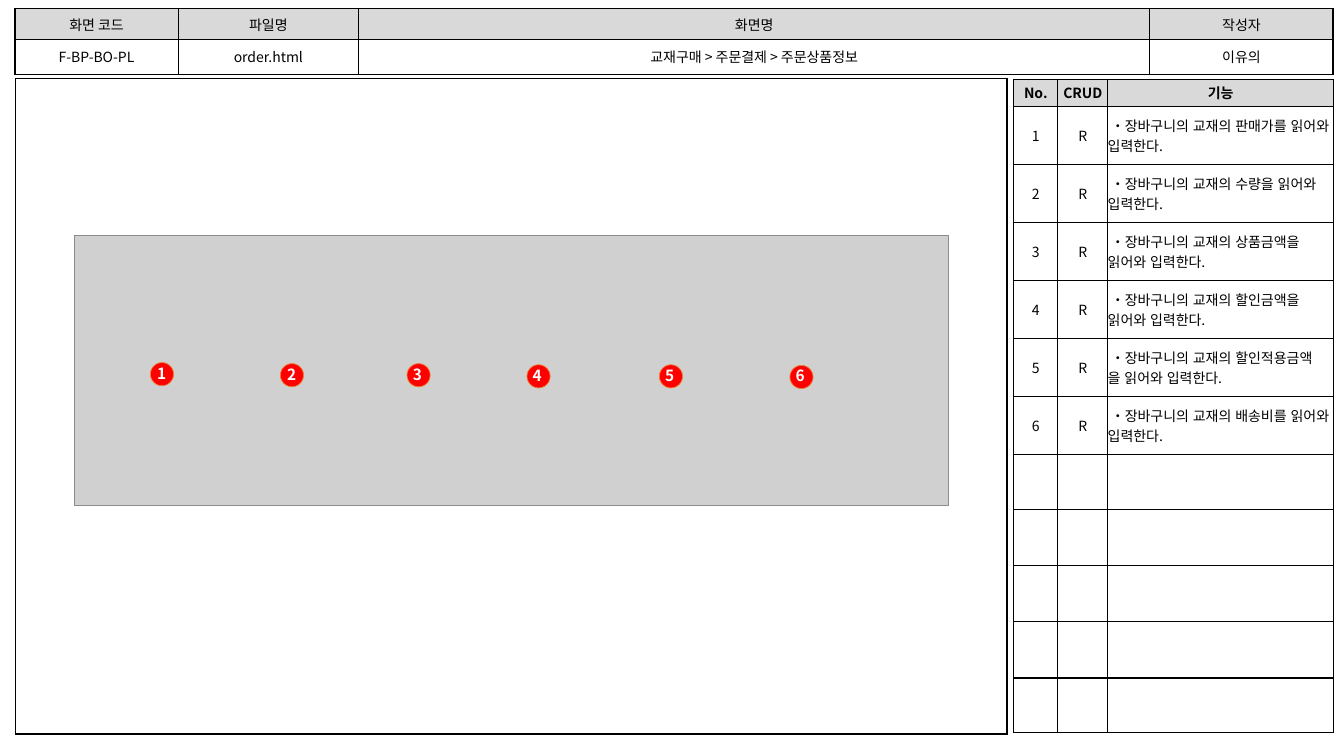
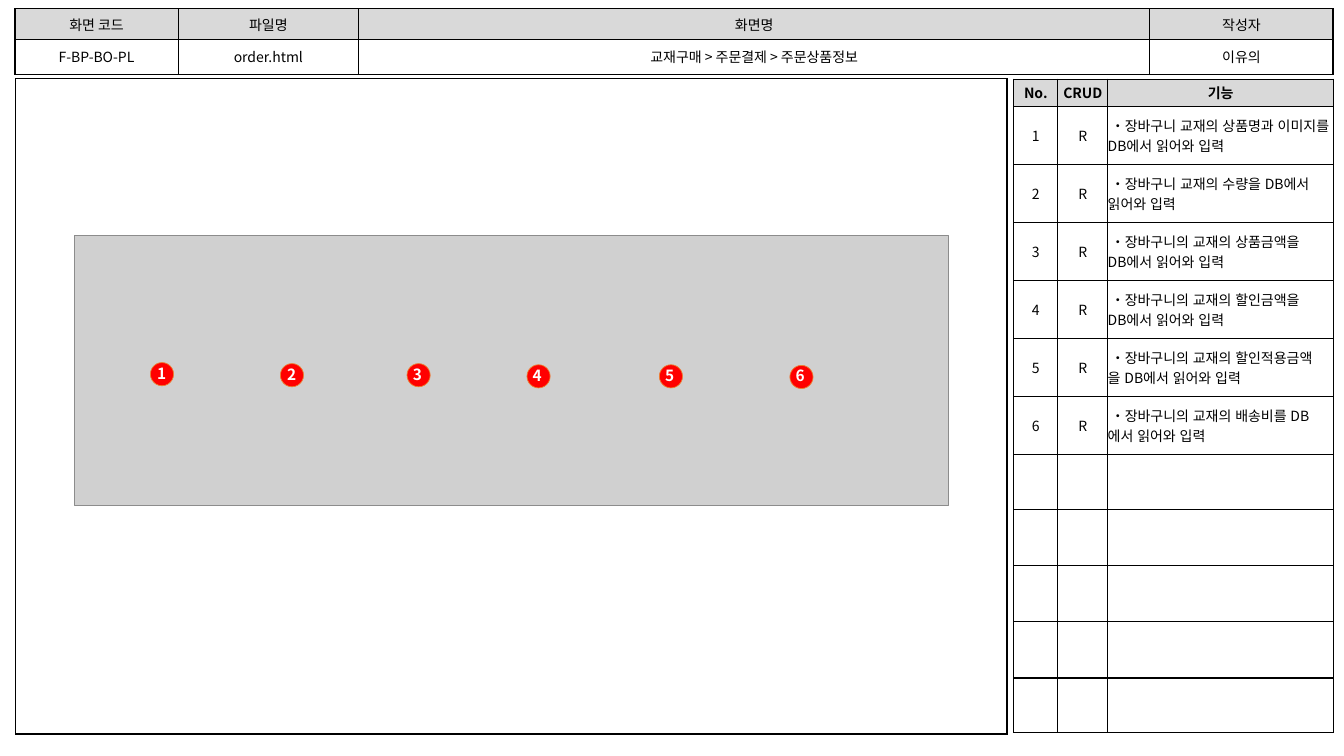
Before and after one commit to index506/cosmo6th_3thGroup, a slide deck: slide 5 of 3rd_Project/Member/Lee/기능,화면,테스트 문서/3th_Project_화면 설계도(이유의).pptx. Drawn at 1344x756 pixels with LibreOffice and Linux fonts; fonts in the diff are those of the drawing; grey boxes stand for pictures. Boxes give left, top, right and bottom in pixels: in the first picture for what was removed or moved away, otherwise in the second. Text is boxed around its words. In the diff, an @@ line names an element or a change of style, - is before the commit and + after.

```diff
--- a/3rd_Project/Member/Lee/기능,화면,테스트 문서/3th_Project_화면 설계도(이유의).pptx
+++ b/3rd_Project/Member/Lee/기능,화면,테스트 문서/3th_Project_화면 설계도(이유의).pptx
@@ table at (1014,80,1335,733) @@
-row 2, column 3: ・장바구니의 교재의 판매가를 읽어와 입력한다.
+row 2, column 3: ・장바구니 교재의 상품명과 이미지를 DB에서 읽어와 입력
-row 3, column 3: ・장바구니의 교재의 수량을 읽어와 입력한다.
+row 3, column 3: ・장바구니 교재의 수량을 DB에서 읽어와 입력
-row 4, column 3: ・장바구니의 교재의 상품금액을 / 읽어와 입력한다.
+row 4, column 3: ・장바구니의 교재의 상품금액을 / DB에서 읽어와 입력
-row 5, column 3: ・장바구니의 교재의 할인금액을 / 읽어와 입력한다.
+row 5, column 3: ・장바구니의 교재의 할인금액을 / DB에서 읽어와 입력
-row 6, column 3: ・장바구니의 교재의 할인적용금액 / 을 읽어와 입력한다.
+row 6, column 3: ・장바구니의 교재의 할인적용금액 / 을 DB에서 읽어와 입력
-row 7, column 3: ・장바구니의 교재의 배송비를 읽어와 입력한다.
+row 7, column 3: ・장바구니의 교재의 배송비를 DB에서 읽어와 입력
```
Also in this commit, not shown: 5 other slides changed, 3 other files.
